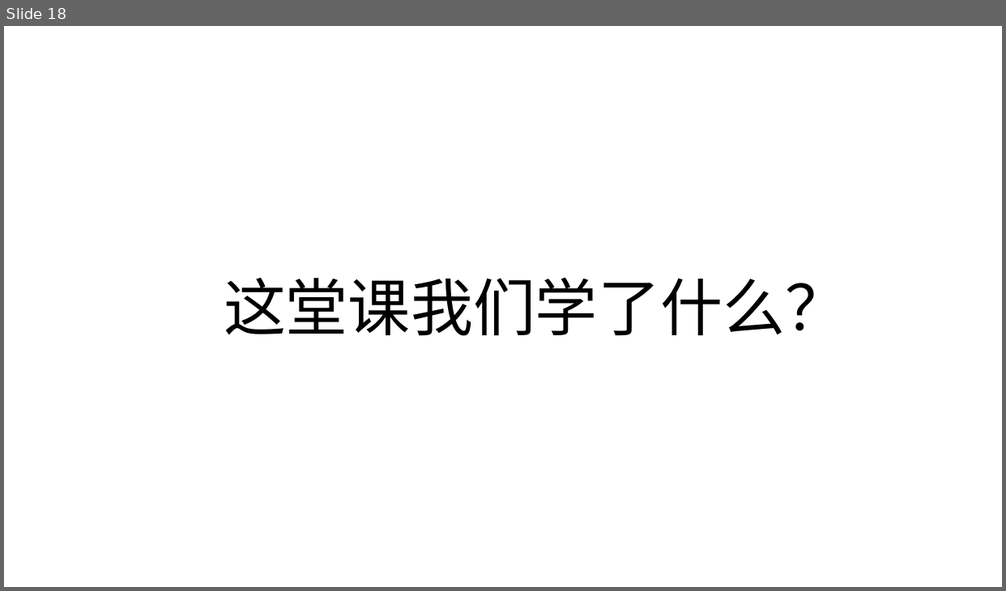
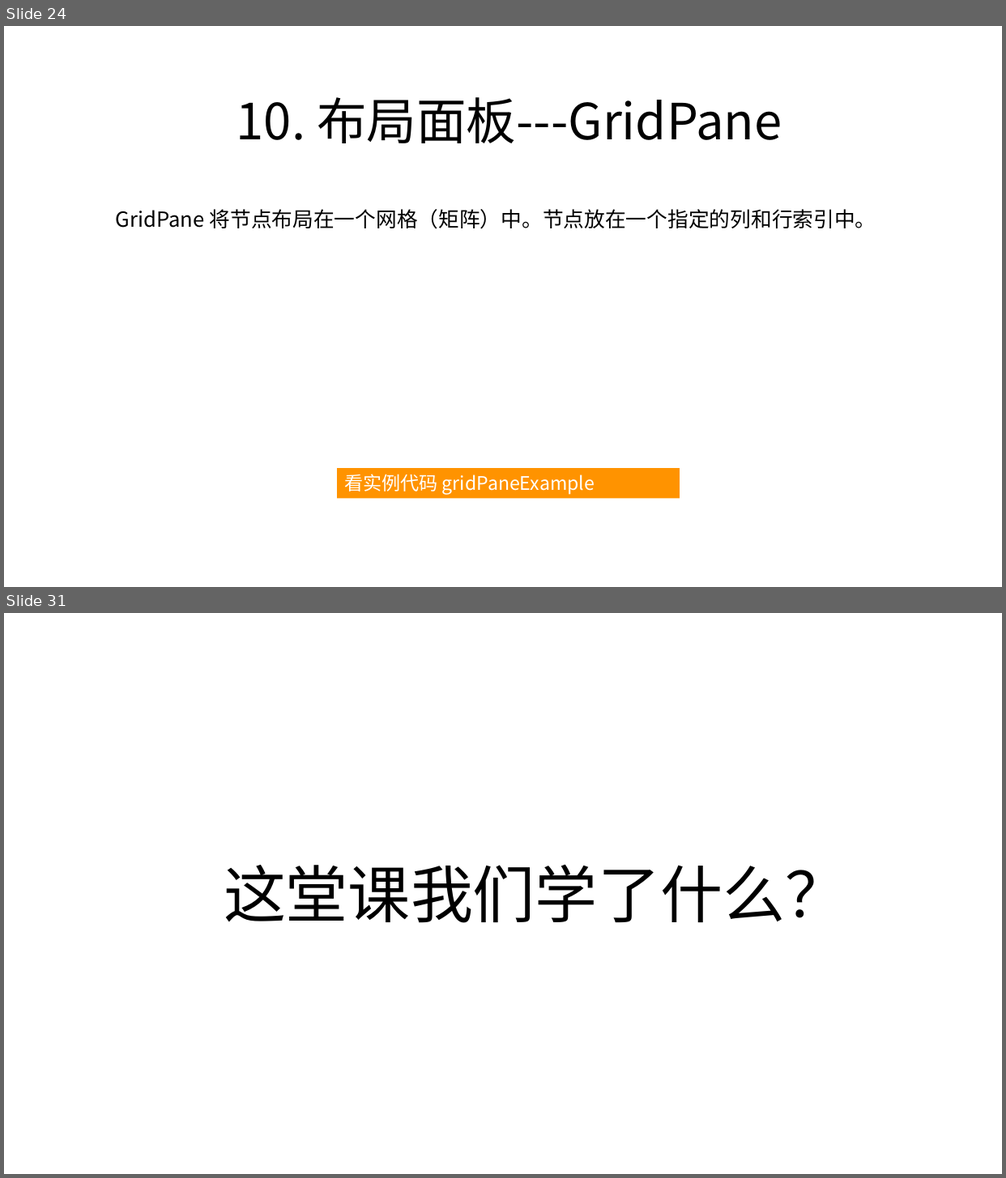
Before and after one commit to zjyesir/hmc_java_1, a slide deck: ppt/19. 图形化编程.pptx. Shown one above the other, each under a label of ours: slide 18 before the commit, slides 24 and 31 after it; the slides between them are not shown. The pictures are 1006x591 and 1006x1178 pixels, drawn with LibreOffice and Linux fonts; fonts in the diff are those of the drawing; background and template pictures are left out. Boxes give left, top, right and bottom in pixels: in the first picture for what was removed or moved away, otherwise in the second. Text is boxed around its words. In the diff, an @@ line names an element or a change of style, - is before the commit and + after.

```diff
--- a/ppt/19. 图形化编程.pptx
+++ b/ppt/19. 图形化编程.pptx
@@ slide 24 added at box(4, 26, 1002, 587), background picture (left out) @@
@@ text added at box(236, 97, 782, 143), 48 pt, text #000000 @@
+10. 布局面板---GridPane
@@ text added at box(116, 209, 876, 229), 20 pt, text #000000 @@
+GridPane 将节点布局在一个网格（矩阵）中。节点放在一个指定的列和行索引中。
@@ rectangle added at box(337, 468, 680, 498), fill #FF9300, 18 pt, text #FFFFFF @@
+看实例代码 gridPaneExample
@@ what was slide 18 is now slide 31 @@
```
Also in this commit, not shown: 7 slides changed, 16 other slides added, 4 slides removed, 2 other files.
